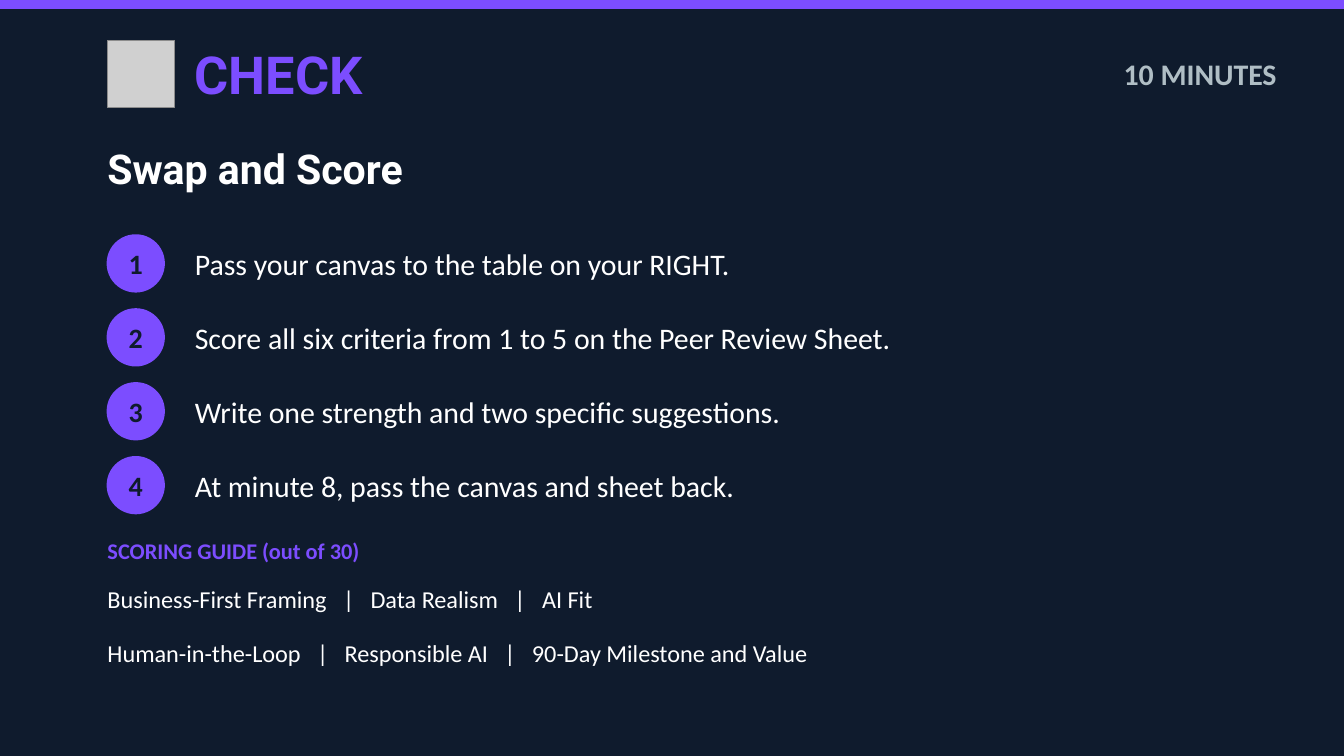
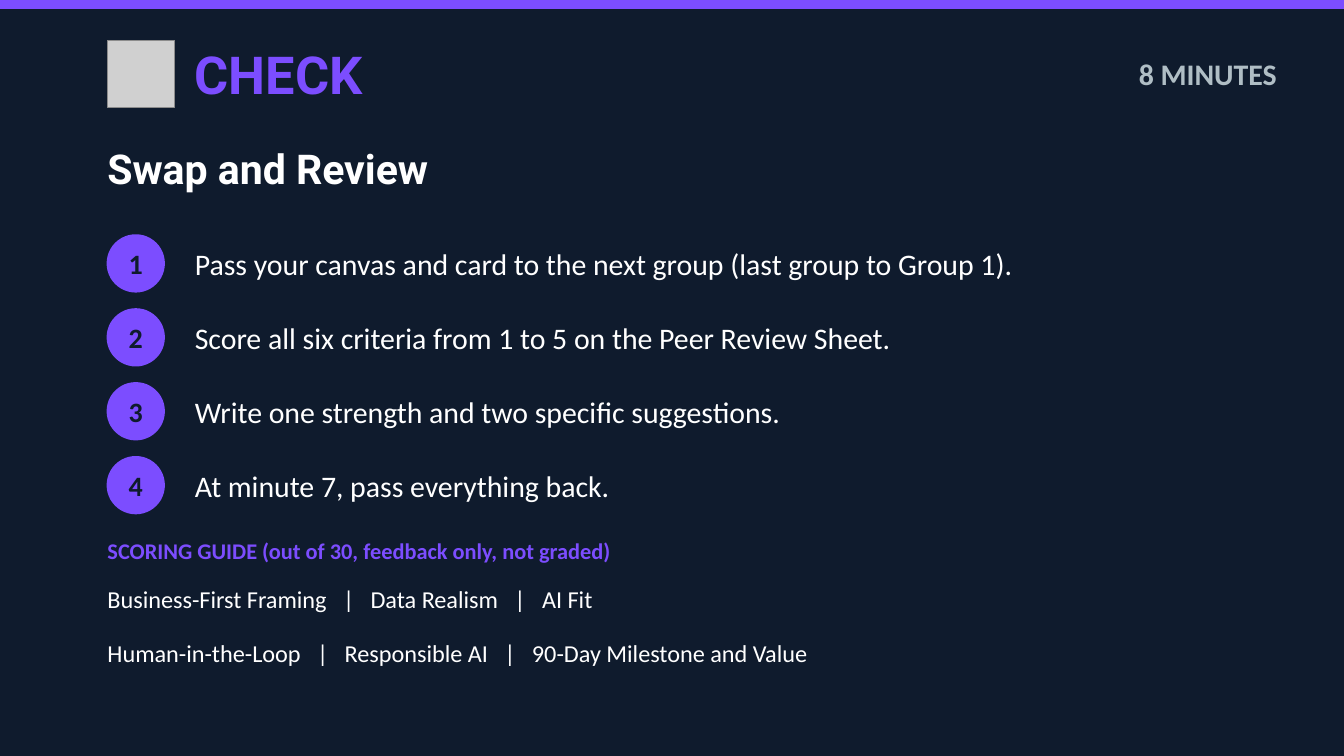
Before and after one commit to kwartler/Vienna_Dec_26, a slide deck: slide 11 of pdca_exercise/PDCA_Exercise_Deck.pptx (slide 10 before the commit). Drawn at 1344x756 pixels with LibreOffice and Linux fonts; fonts in the diff are those of the drawing; grey boxes stand for pictures. Boxes give left, top, right and bottom in pixels: in the first picture for what was removed or moved away, otherwise in the second. Text is boxed around its words. In the diff, an @@ line names an element or a change of style, - is before the commit and + after.

```diff
--- a/pdca_exercise/PDCA_Exercise_Deck.pptx
+++ b/pdca_exercise/PDCA_Exercise_Deck.pptx
@@ text at (1139, 64, 1277, 85): text changed @@
-10 MINUTES
+8 MINUTES
@@ text at (107, 153, 428, 193): text changed @@
-Swap and Score
+Swap and Review
@@ text at (195, 253, 1012, 280): text changed @@
-Pass your canvas to the table on your RIGHT.
+Pass your canvas and card to the next group (last group to Group 1).
@@ text at (195, 476, 610, 502): text changed @@
-At minute 8, pass the canvas and sheet back.
+At minute 7, pass everything back.
@@ text at (107, 542, 610, 563): text changed @@
-SCORING GUIDE (out of 30)
+SCORING GUIDE (out of 30, feedback only, not graded)
```
Also in this commit, not shown: 6 other slides changed, 2 slides added, 5 other files.
